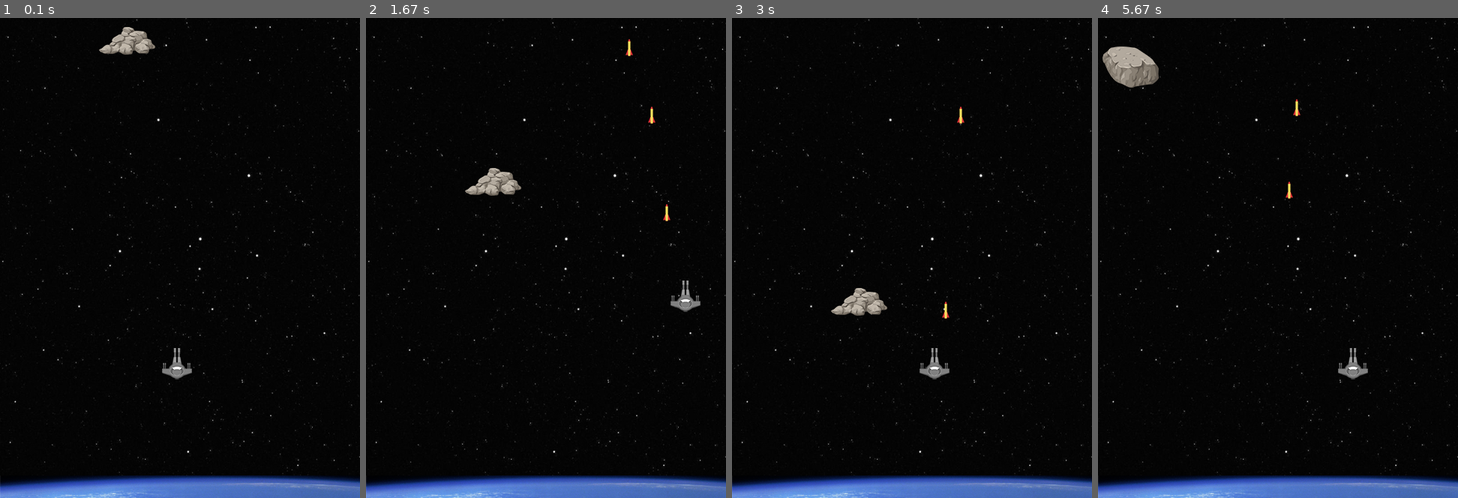
Above: before the commit, frames 1-4 (left to right).
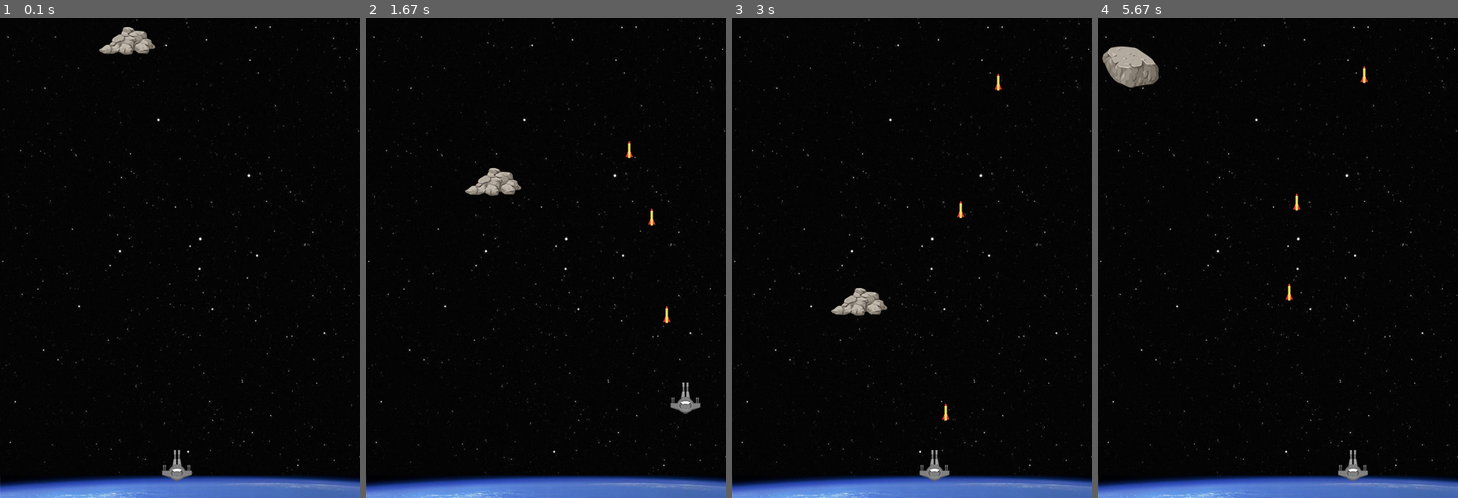
Above: after the commit, the same moments.

Repository: H-yuchan/Pygame-ShooTingGame
Game: pygame game, started from pyShooting_v1.py
The game is run twice, just before and just after one commit, with the same random seed, the same clock (stepped at 60 frames per second) and the same inputs.
Inputs:
- Up to frame 1 (0.1 s): no input
- Up to frame 2 (1.67 s): tap Space at 0.33, 0.73, 1.03, 1.23, 1.57 s; hold Right 0.67-1.13 s; hold Up 1.17-1.47 s; hold Right from 1.5 s (still down)
- Up to frame 3 (3 s): tap Space at 1.87, 2.07, 2.37, 2.63, 2.97 s; release Right at 1.97 s; hold Left 2-2.53 s; hold Down 2.57-2.87 s; hold Left from 2.9 s (still down)
- Up to frame 4 (5.67 s): tap Space at 3.27, 3.4, 3.8, 4.1, 4.47, 4.87, 5.17, 5.37 s; release Left at 3.3 s; hold Up 3.33-3.7 s; hold Right 3.73-4.37 s; hold Down 4.4-4.77 s; hold Left 4.8-5.27 s; hold Right from 5.3 s (still down)

The runs differ from the first frame. In frame 1, 0.5% of the frame differs, in the area x 45-54%, y 68-97%; in frame 2, 0.7%, in the area x 72-93%, y 4-83%; in frame 3, 0.7%; in frame 4, 0.7%.

Commit message:
Update pyShooting_v1.py
자료 경로 변경, 우주선 활동 반경 수정

Diff:
--- a/pyShooting_v1.py
+++ b/pyShooting_v1.py
@@ -6,7 +6,7 @@
 BLACK = (0,0,0)
 padWidth = 480
 padHeight = 640
-rockImage = ['/Users/yuchan/PycharmProjects/pythonProject4/PyShooting/rock01.png','/Users/yuchan/PycharmProjects/pythonProject4/PyShooting/rock02.png']
+rockImage = ['PyShooting/rock01.png','PyShooting/rock02.png']
 
 def drawObject(obj, x, y):
     global gamePad
@@ -17,9 +17,9 @@
     pygame.init()
     gamePad = pygame.display.set_mode((padWidth, padHeight))
     pygame.display.set_caption('PyShooting')
-    background = pygame.image.load('/Users/yuchan/PycharmProjects/pythonProject4/PyShooting/background.png')
-    fighter = pygame.image.load('/Users/yuchan/PycharmProjects/pythonProject4/PyShooting/fighter.png')
-    missile = pygame.image.load('/Users/yuchan/PycharmProjects/pythonProject4/PyShooting/missile.png')
+    background = pygame.image.load('PyShooting/background.png')
+    fighter = pygame.image.load('PyShooting/fighter.png')
+    missile = pygame.image.load('PyShooting/missile.png')
     explosion = pygame.image.load('PyShooting/explosion.png')
     clock = pygame.time.Clock()
 
@@ -87,8 +87,8 @@
         y+= fighterY
         if y<0:
             y=0
-        elif y > padWidth - fighterWidth:
-            y = padWidth - fighterWidth
+        elif y > padHeight - fighterWidth:
+            y = padHeight - fighterWidth
 
 
         drawObject(fighter, x, y)
